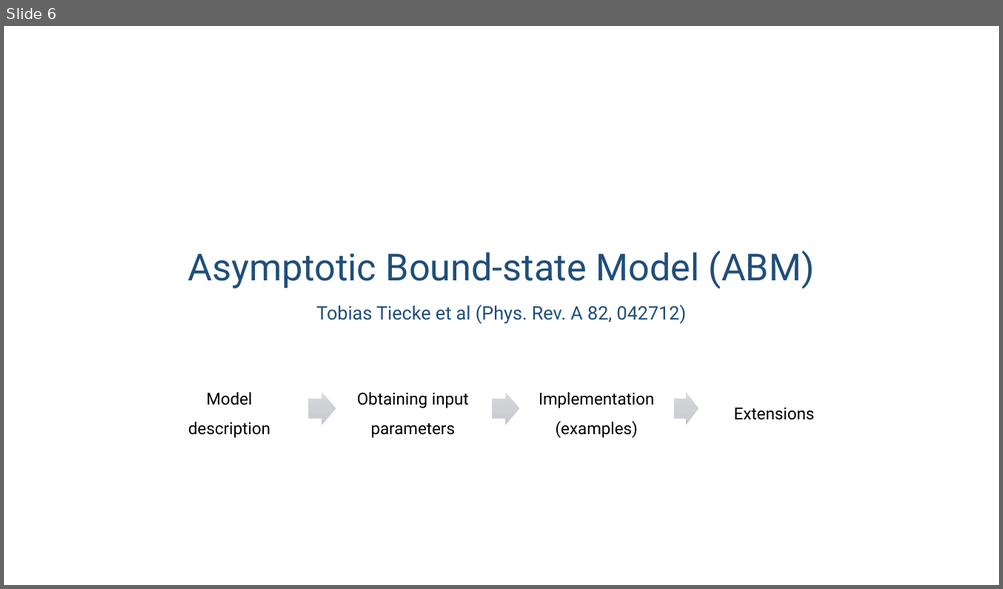
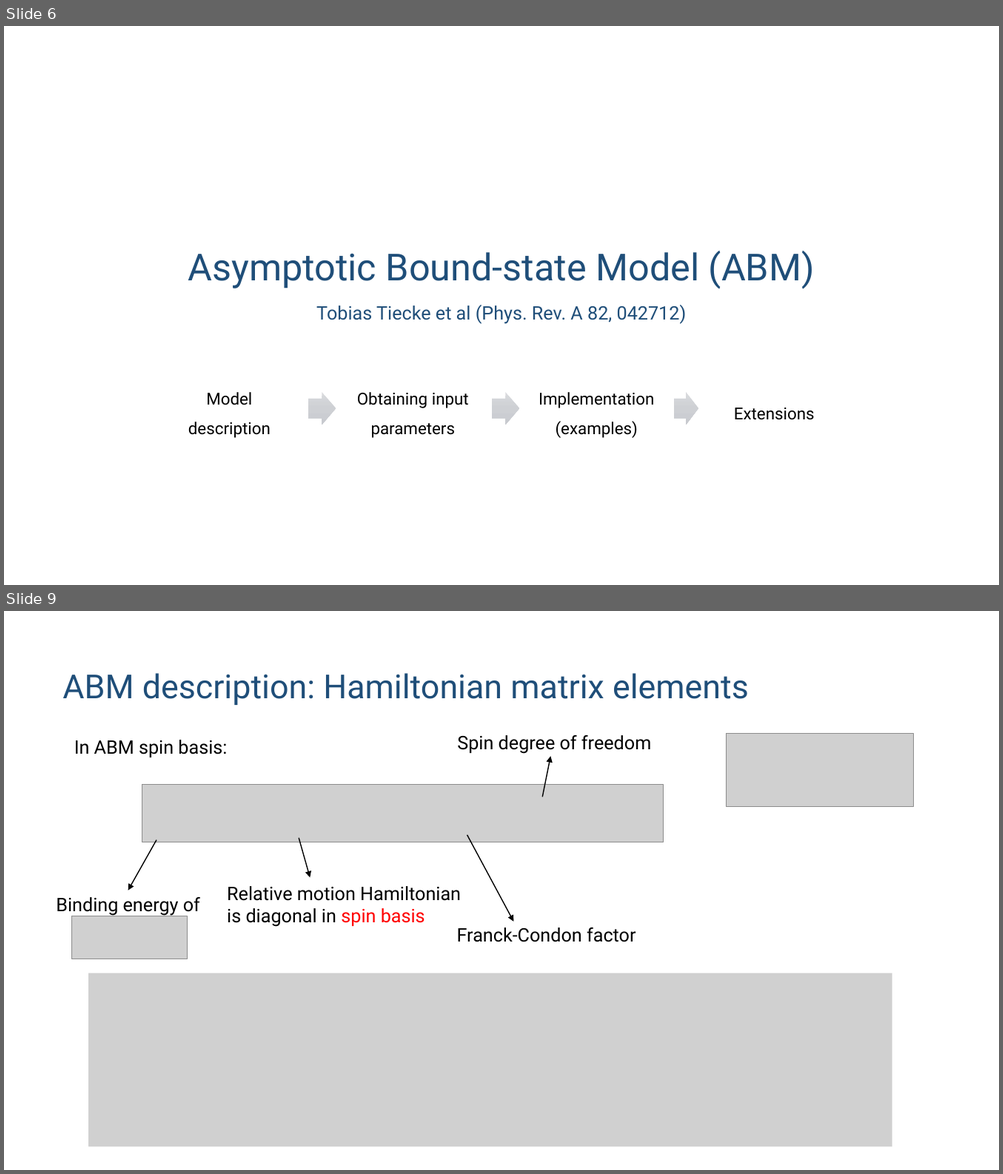
Before and after one commit to huanium/huanium, a slide deck: MIT_PhD/ZGS/ZGS-Sep-01-2023/BUI_ZGS_2023_Sep_01.pptx. Shown one above the other, each under a label of ours: slide 6 before the commit, slides 6 and 9 after it; the slides between them are not shown. The pictures are 1003x589 and 1003x1174 pixels, drawn with LibreOffice and Linux fonts; fonts in the diff are those of the drawing; grey boxes stand for pictures. Boxes give left, top, right and bottom in pixels: in the first picture for what was removed or moved away, otherwise in the second. Text is boxed around its words. In the diff, an @@ line names an element or a change of style, - is before the commit and + after.

```diff
--- a/MIT_PhD/ZGS/ZGS-Sep-01-2023/BUI_ZGS_2023_Sep_01.pptx
+++ b/MIT_PhD/ZGS/ZGS-Sep-01-2023/BUI_ZGS_2023_Sep_01.pptx
@@ slide 9 added at (4, 611, 999, 1170), background #FFFFFF @@
@@ title added at (62, 673, 748, 705), 32 pt, text #1F4E79 @@
+ABM description: Hamiltonian matrix elements
@@ text added at (74, 740, 227, 758), 18 pt, text #000000 @@
+In ABM spin basis:
@@ text added at (457, 735, 651, 754), 18 pt, text #000000 @@
+Spin degree of freedom
@@ picture added at (726, 733, 913, 806) @@
@@ arrow added from (543, 797) to (551, 757), #000000 1 pt @@
@@ picture added at (142, 785, 663, 843) @@
@@ arrow added from (156, 840) to (128, 891), #000000 1 pt @@
@@ arrow added from (299, 838) to (310, 878), #000000 1 pt @@
@@ arrow added from (467, 834) to (514, 922), #000000 1 pt @@
@@ text added at (56, 897, 200, 916), 18 pt, text #000000 @@
+Binding energy of
@@ text added at (227, 886, 461, 927), 18 pt, text #000000 @@
+Relative motion Hamiltonian
+is diagonal in spin basis
@@ picture added at (72, 916, 187, 960) @@
@@ text added at (457, 928, 636, 943), 18 pt, text #000000 @@
+Franck-Condon factor
@@ picture added at (88, 974, 892, 1147) @@
```
Also in this commit, not shown: 4 slides changed, 4 other slides added, 1 slide removed.
